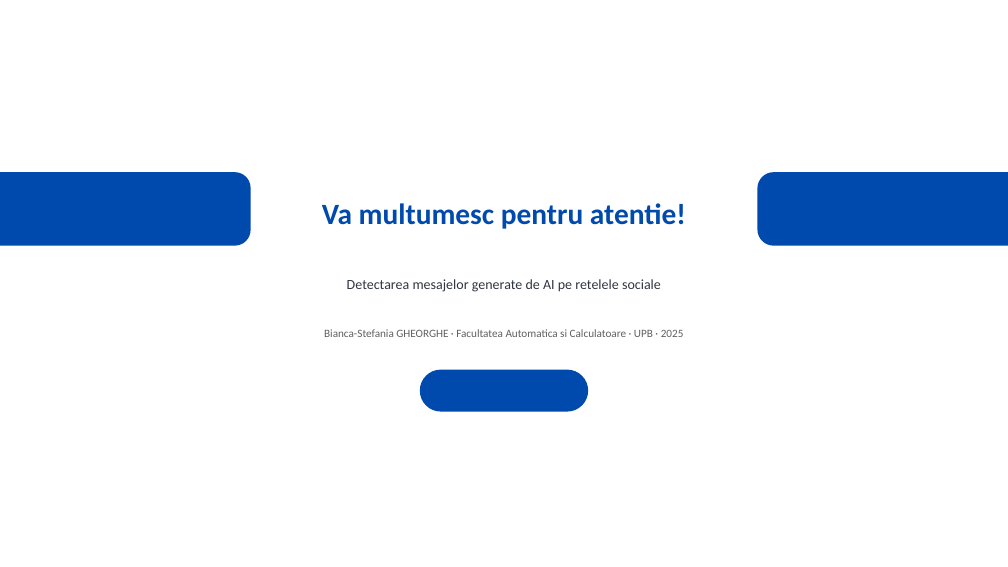
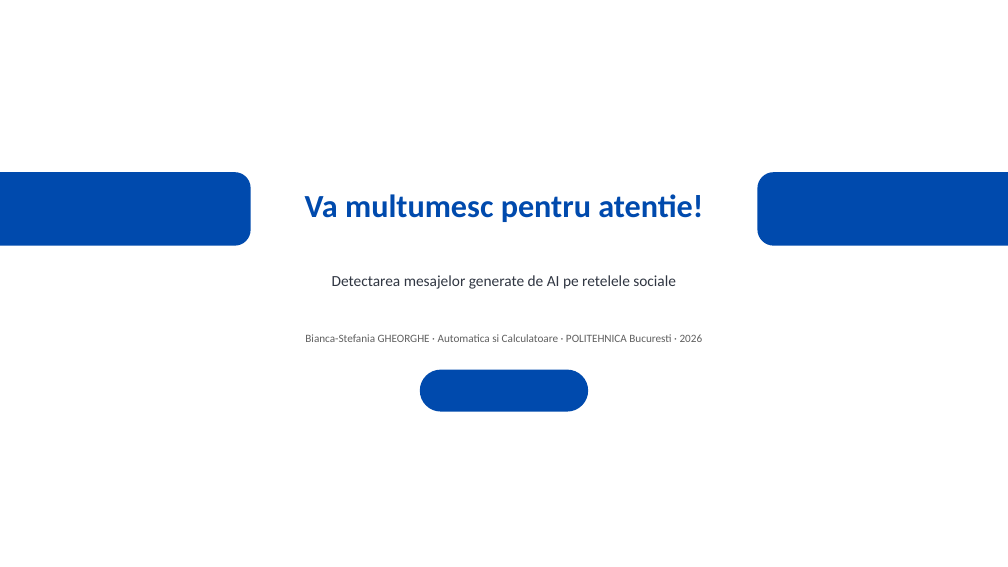
Before and after one commit to viobianca-stack/licenta, a slide deck: slide 12 of Prezentare_Licenta_Template.pptx (slide 10 before the commit). Drawn at 1008x567 pixels with LibreOffice and Linux fonts; fonts in the diff are those of the drawing. Boxes give left, top, right and bottom in pixels: in the first picture for what was removed or moved away, otherwise in the second. Text is boxed around its words. In the diff, an @@ line names an element or a change of style, - is before the commit and + after.

```diff
--- a/Prezentare_Licenta_Template.pptx
+++ b/Prezentare_Licenta_Template.pptx
@@ text "Va multumesc pentru atentie!": place and size @@
-text "Va multumesc pentru atentie!" at bbox=[322, 203, 686, 229]
+text "Va multumesc pentru atentie!" at bbox=[305, 194, 703, 222]
@@ text "Va multumesc pentru atentie!" at bbox=[305, 194, 703, 222]: size 42 to 46 pt @@
@@ text "Detectarea mesajelor generate de AI ..." at bbox=[332, 275, 676, 289]: size 20 to 22 pt @@
@@ text at bbox=[305, 334, 703, 342]: text changed @@
-Bianca-Stefania GHEORGHE · Facultatea Automatica si Calculatoare · UPB · 2025
+Bianca-Stefania GHEORGHE · Automatica si Calculatoare · POLITEHNICA Bucuresti · 2026
```
Also in this commit, not shown: 5 other slides changed, 6 slides added, 4 slides removed, 11 other files.
